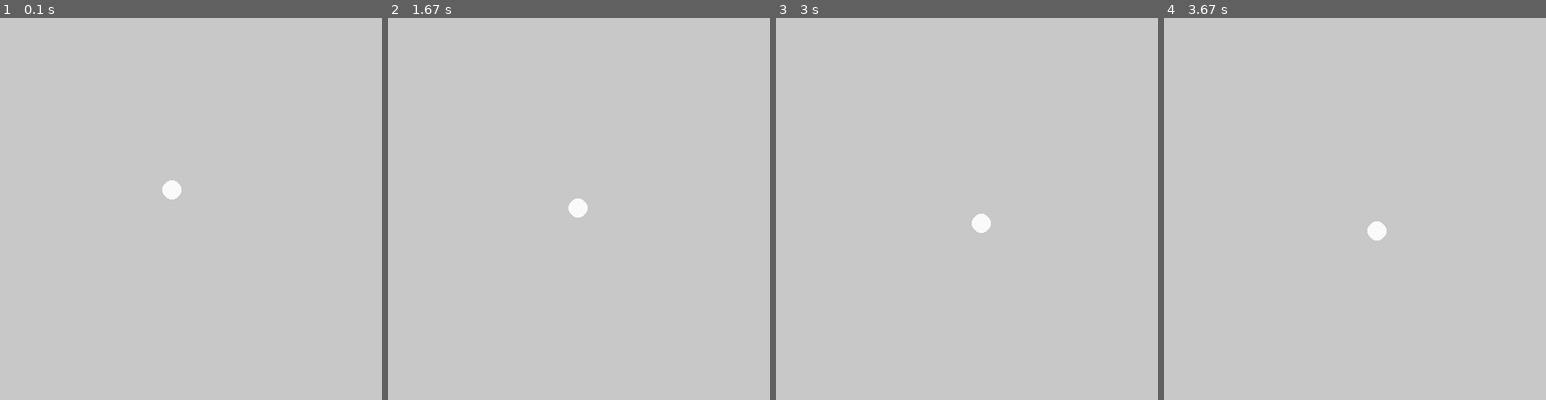
Above: before the commit, frames 1-4 (left to right).
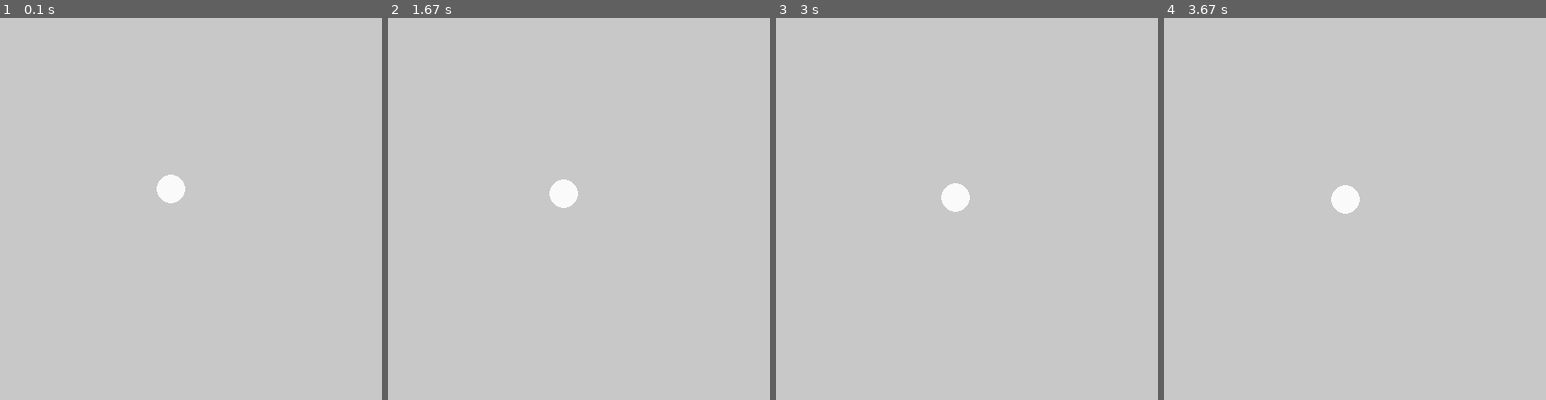
Above: after the commit, the same moments.

Repository: NickTs407/pyGame
Game: pygame game, started from pingpong4.py
Two runs of this game, one before a commit and one after it. Both use one fixed random seed, a clock stepped at 60 frames per second and the inputs below.
Inputs:
- Up to frame 1 (0.1 s): no input
- Up to frame 2 (1.67 s): tap B at 0.33, 1.32 s; hold W 0.67-1.13 s; tap V at 0.82 s; hold S 1.17-1.47 s; hold W from 1.5 s (still down); tap T at 1.65 s
- Up to frame 3 (3 s): release W at 1.87 s; hold S 1.9-2.27 s; tap V at 2.05 s; hold W 2.3-2.6 s; tap B at 2.45 s; hold S 2.63-2.93 s; tap T at 2.78 s; hold W from 2.97 s (still down)
- Up to frame 4 (3.67 s): tap V at 3.12 s; release W at 3.33 s; hold S from 3.37 s (still down); tap B at 3.52 s
The pictures show only the part of the screen within x 28-78%, y 28-78%; the shares and areas given below are measured in that part.

The runs differ from the first frame. In frame 1, 0.2% of the frame differs, in the area x 41-49%, y 41-49%; in frame 2, 0.6%; in frame 3, 0.6%, in the area x 43-57%, y 43-57%; in frame 4, 0.6%.

Commit message:
pingpong 4 players

Diff:
--- a/pingpong4.py
+++ b/pingpong4.py
@@ -9,9 +9,9 @@
 pl_color_u = (20, 20, 250)
 pl_color_d = (0, 0, 0)
 pl_speed = 0.5
-ball_radius = 10
+ball_radius = 15
 ball_color = (250, 250, 250)
-ball_speed = 0.2
+ball_speed = 0.05
 
 
 class PingPong:
@@ -130,8 +130,8 @@
     def update_ball(self, b_color):
         self.x += self.vx * ball_speed
         self.y += self.vy * ball_speed
-        self.rect.x = int(self.x)
-        self.rect.y = int(self.y)
+        self.rect.x = self.x
+        self.rect.y = self.y
         if self.rect.colliderect(self.pgame.left_pl.rect):
             if self.vx < 0:
                 self.vx *= -1
@@ -144,19 +144,19 @@
         if self.rect.colliderect(self.pgame.down_pl.rect):
             if self.vy > 0:
                 self.vy *= -1
-        if self.rect.left <= 0:
+        if self.rect.left < 0:
             self.reset()
             self.pgame.right_player_score += 1
             self.vx = 1
-        if self.rect.right >= win_size:
+        if self.rect.right > win_size:
             self.reset()
             self.pgame.left_player_score += 1
             self.vx = -1
-        if self.rect.top <= 0:
+        if self.rect.top < 0:
             self.reset()
             self.pgame.up_player_score += 1
             self.vy = 1
-        if self.rect.bottom >= win_size:
+        if self.rect.bottom > win_size:
             self.reset()
             self.pgame.down_player_score += 1
             self.vy = -1
